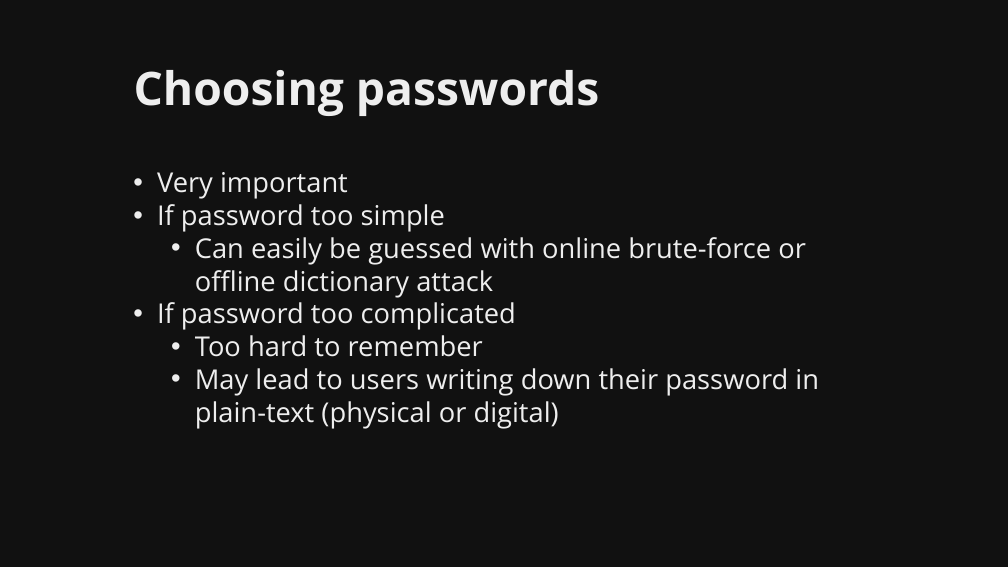
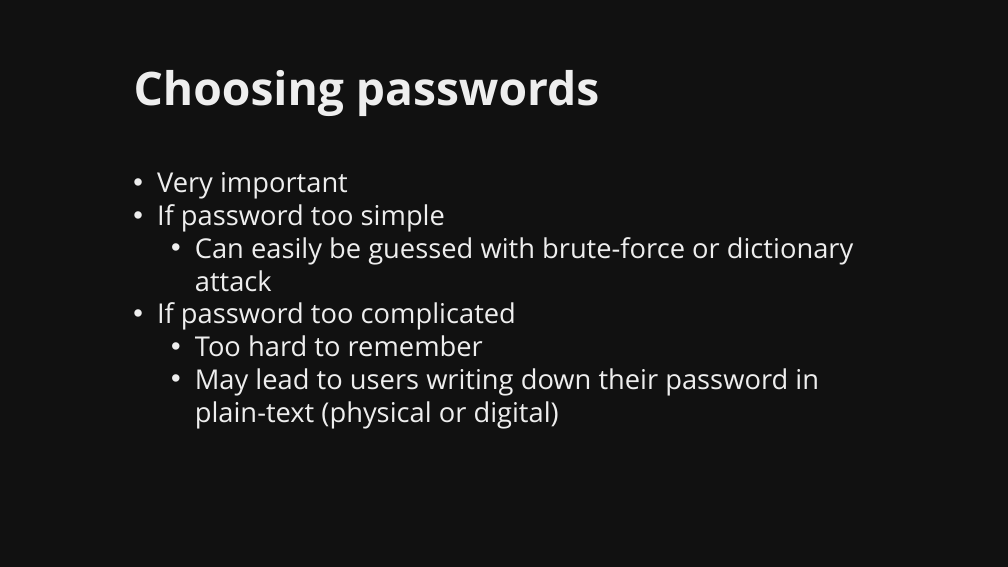
Before and after one commit to martymcflywa/ecu, a slide deck: slide 49 of year_1/sem_2/CSI1101_computer_security/0b_assignment_2_[22MAY15_0900]/dev/CSI1101_PONCE_A2_v01.pptx (slide 48 before the commit). Drawn at 1008x567 pixels with LibreOffice and Linux fonts; fonts in the diff are those of the drawing. Boxes give left, top, right and bottom in pixels: in the first picture for what was removed or moved away, otherwise in the second. Text is boxed around its words. In the diff, an @@ line names an element or a change of style, - is before the commit and + after.

```diff
--- a/year_1/sem_2/CSI1101_computer_security/0b_assignment_2_[22MAY15_0900]/dev/CSI1101_PONCE_A2_v01.pptx
+++ b/year_1/sem_2/CSI1101_computer_security/0b_assignment_2_[22MAY15_0900]/dev/CSI1101_PONCE_A2_v01.pptx
@@ text at <box>195,237,853,292</box>: text changed @@
-  • Can easily be guessed with online brute-force or offline dictionary attack
+  • Can easily be guessed with brute-force or dictionary attack
```
Also in this commit, not shown: 8 other slides changed, 10 slides added, 5 other files.
